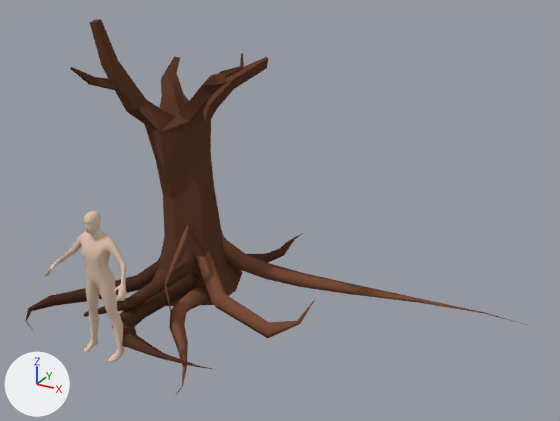
An edit to the Blender file Amelia Blume/Assets/Meshes/hotw_v2.blend, drawn before and after from the same camera.
Camera for both pictures: a 50 mm lens placed at (20.7, -26.2, 19.4), pointed at (5.4, 1.5, 5.5). The lights are fixed; the arrows at lower left show +X, +Y and +Z.

Before the edit, the objects in view are built like this:
```python
ob_root_001 = bpy.data.objects.new('root.001', cu_root_001)
ob_root_001.location = (-2.47, 1.14, 1.01)
ob_root_001.rotation_euler = (0.0, 0.0, -2.705)  # degrees (0, 0, -155)
ob_root_002 = bpy.data.objects.new('root.002', cu_root_002)
ob_root_002.location = (2.25, -0.04, 0.89)
ob_root_002.rotation_euler = (0.0, 0.0, -1.406)  # degrees (0, 0, -81)
ob_root_003 = bpy.data.objects.new('root.003', cu_root_003)
ob_root_003.location = (2.62, -2.22, 0.23)
ob_root_003.rotation_euler = (0.0, 0.0, -1.406)  # degrees (0, 0, -81)
ob_root_004 = bpy.data.objects.new('root.004', cu_root_004)
ob_root_004.location = (2.64, -0.76, 1.01)
ob_root_004.rotation_euler = (0.0, 0.0, -1.406)  # degrees (0, 0, -81)
ob_root_005 = bpy.data.objects.new('root.005', cu_root_005)
ob_root_005.location = (4.36, -0.04, 0.23)
ob_root_005.rotation_euler = (0.0832, 0.282, -1.249)  # degrees (4.8, 16, -72)
ob_root_006 = bpy.data.objects.new('root.006', cu_root_006)
ob_root_006.location = (2.46, 1.14, -0.35)
ob_root_006.rotation_euler = (0.0, 0.0, -0.0961)  # degrees (0, 0, -5.5)
ob_root_006.scale = (0.311, 0.311, 0.311)
# also in view: 'python_hotw_makehuman-proxy741' at (0.0, -4.9, 3.3); 'Cube' at (0.3, 2.0, 6.8)
```
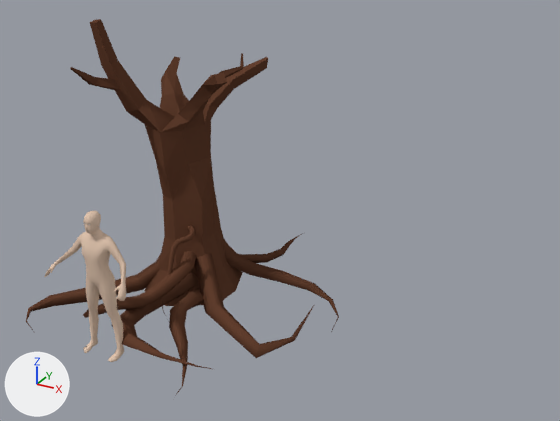
Location of each change, (x1, y1, x2, y2) in pixels of the pictures (560 x 421 px):
'root.003', reshaped (22% taller)
    before: (196, 251, 315, 338)
    after: (194, 252, 315, 358)
'root.005', reshaped
    before: (220, 234, 526, 325)
    after: (223, 237, 339, 332)
'root.004', reshaped
    before: (112, 271, 212, 369)
    after: (112, 270, 211, 369)
'root.006', reshaped
    before: (83, 251, 196, 317)
    after: (83, 251, 196, 318)
'root.002', reshaped
    before: (169, 286, 209, 396)
    after: (169, 288, 203, 396)

The change, as a list of edits to the scene's bpy script:
```text
Add mat_tree_darkest:
    mat_tree_darkest = diffuse_material('tree_darkest')
    mat_tree_darkest.base_color = (0.0871, 0.0366, 0.021)  # brown #533628
Add me_mesh_001:
    me_mesh_001.from_pydata(...)  # 36 vertices, 32 faces; spans x -1.77..6.28, y -1.01..1.38, z -0.99..0.69
    me_mesh_001.polygons.foreach_set('use_smooth', [True] * 32)
    # faces by material slot: [18, 7, 7]
    me_mesh_001.materials.append(mat_tree_base)  # brown #5f3d2d
    me_mesh_001.materials.append(mat_tree_lighter)  # brown #644130
    me_mesh_001.materials.append(mat_tree_darker)  # brown #5c3b2c
Add me_mesh:
    me_mesh.from_pydata(...)  # 20 vertices, 16 faces; spans x -5.64..0.05, y -1.45..4.51, z -0.67..2.19
    me_mesh.polygons.foreach_set('use_smooth', [True] * 16)
    # faces by material slot: [2, 10, 4]
    me_mesh.materials.append(mat_tree_lighter)  # brown #644130
    me_mesh.materials.append(mat_tree_base)  # brown #5f3d2d
    me_mesh.materials.append(mat_tree_darker)  # brown #5c3b2c
Add me_mesh_004:
    me_mesh_004.from_pydata(...)  # 36 vertices, 32 faces; spans x -3.51..3.56, y -3.5..1.99, z -0.99..0.69
    me_mesh_004.polygons.foreach_set('use_smooth', [True] * 32)
    # faces by material slot: [26, 3, 3]
    me_mesh_004.materials.append(mat_tree_darker)  # brown #5c3b2c
    me_mesh_004.materials.append(mat_tree_base)  # brown #5f3d2d
    me_mesh_004.materials.append(mat_tree_lighter)  # brown #644130
Add me_mesh_007:
    me_mesh_007.from_pydata(...)  # 36 vertices, 32 faces; spans x -5.32..-0.06, y -3.21..4.17, z -1.95..2.17
    me_mesh_007.polygons.foreach_set('use_smooth', [True] * 32)
    # faces by material slot: [22, 10]
    me_mesh_007.materials.append(mat_tree_darkest)  # brown #533628
    me_mesh_007.materials.append(mat_tree_darker)  # brown #5c3b2c
Add me_mesh_002:
    me_mesh_002.from_pydata(...)  # 150 vertices, 144 faces; spans x -12.6..-2.6, y -19.0..0.5, z 4.1..9.5
    me_mesh_002.polygons.foreach_set('use_smooth', [True] * 144)
    # faces by material slot: [72, 48, 24]
    me_mesh_002.materials.append(mat_tree_lighter)  # brown #644130
    me_mesh_002.materials.append(mat_tree_darker)  # brown #5c3b2c
    me_mesh_002.materials.append(mat_tree_base)  # brown #5f3d2d
Change ob_root_006:
    ob_root_006: bpy.data.objects.new('root.006', cu_root_006) -> bpy.data.objects.new('root.006', me_mesh_002)
Change ob_root_005:
    ob_root_005: bpy.data.objects.new('root.005', cu_root_005) -> bpy.data.objects.new('root.005', me_mesh_007)
Change ob_root_004:
    ob_root_004: bpy.data.objects.new('root.004', cu_root_004) -> bpy.data.objects.new('root.004', me_mesh_004)
Change ob_root_003:
    ob_root_003: bpy.data.objects.new('root.003', cu_root_003) -> bpy.data.objects.new('root.003', me_mesh)
Change ob_root_002:
    ob_root_002: bpy.data.objects.new('root.002', cu_root_002) -> bpy.data.objects.new('root.002', me_mesh_001)
```
